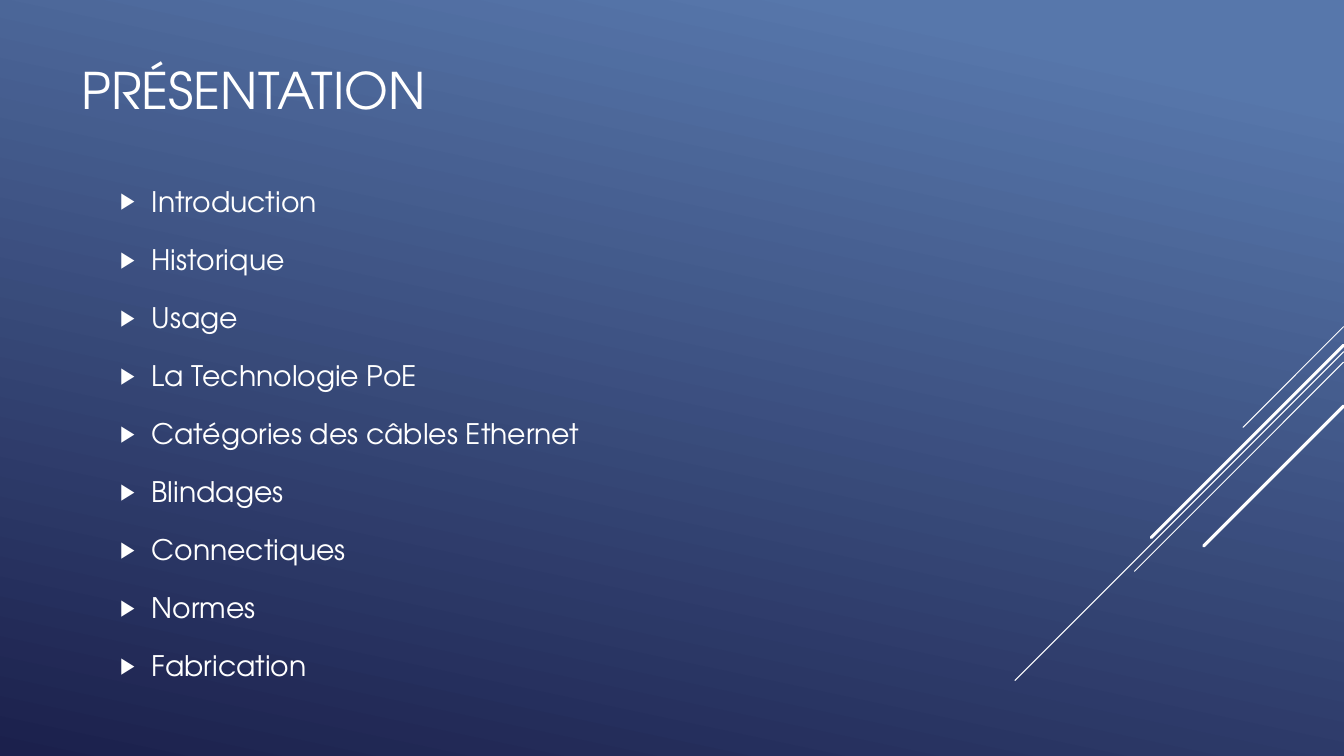
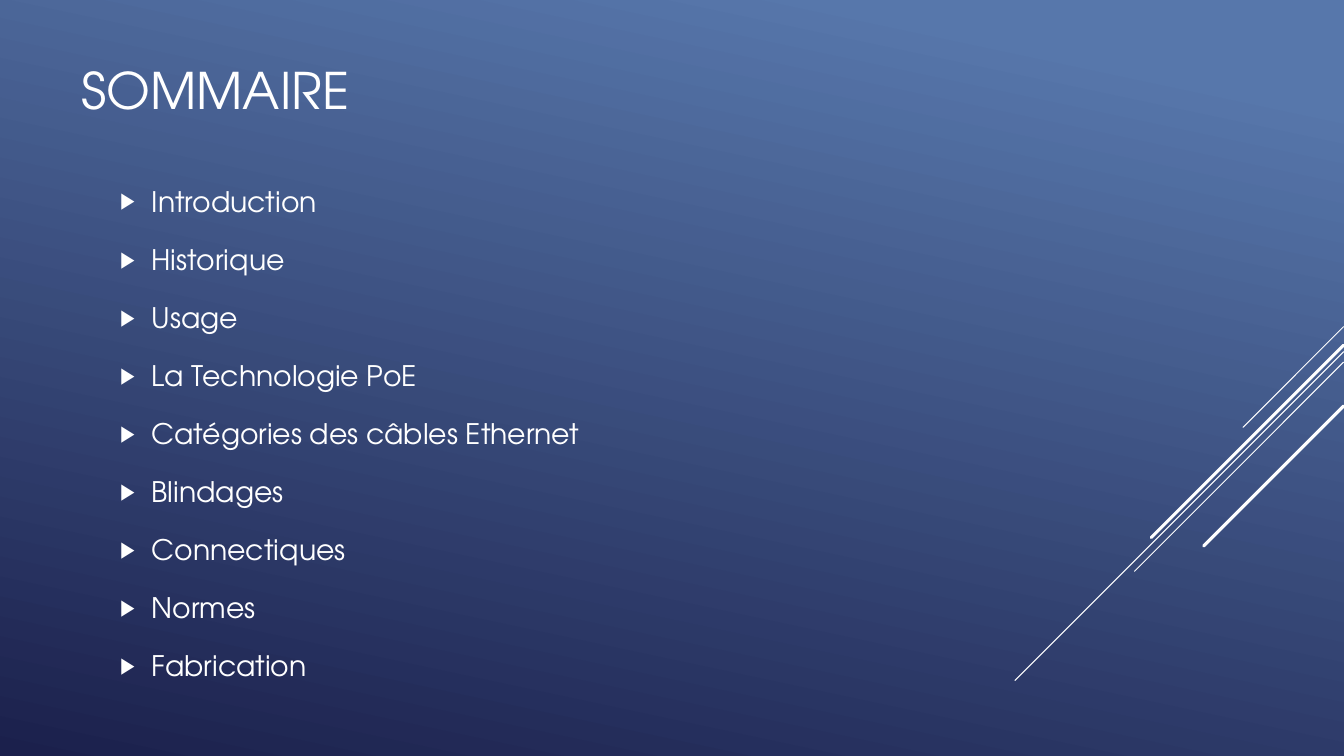
Before and after one commit to QuentinKrg/M214-Ethernet, a slide deck: slide 2 of Module 214 - Fabrication_Ethernet.pptx. Drawn at 1344x756 pixels with LibreOffice and Linux fonts; fonts in the diff are those of the drawing. Boxes give left, top, right and bottom in pixels: in the first picture for what was removed or moved away, otherwise in the second. Text is boxed around its words. In the diff, an @@ line names an element or a change of style, - is before the commit and + after.

```diff
--- a/Module 214 - Fabrication_Ethernet.pptx
+++ b/Module 214 - Fabrication_Ethernet.pptx
@@ title at (x1=81, y1=71, x2=349, y2=110): text changed @@
-PRÉSENTATION
+SOMMAIRE
```
Also in this commit, not shown: 1 other slide changed, 3 slides added, 4 slides removed, 1 other file.
